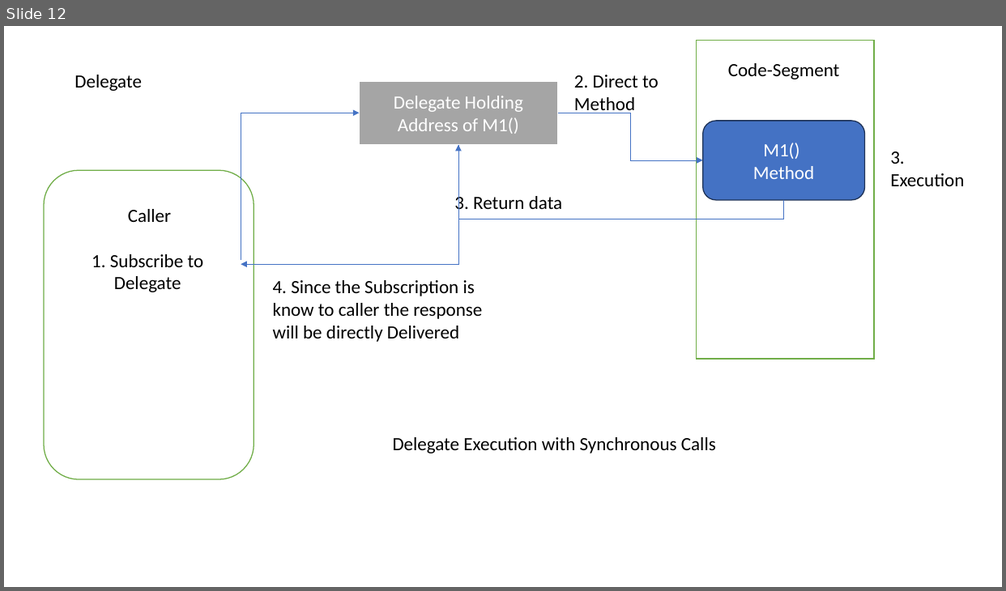
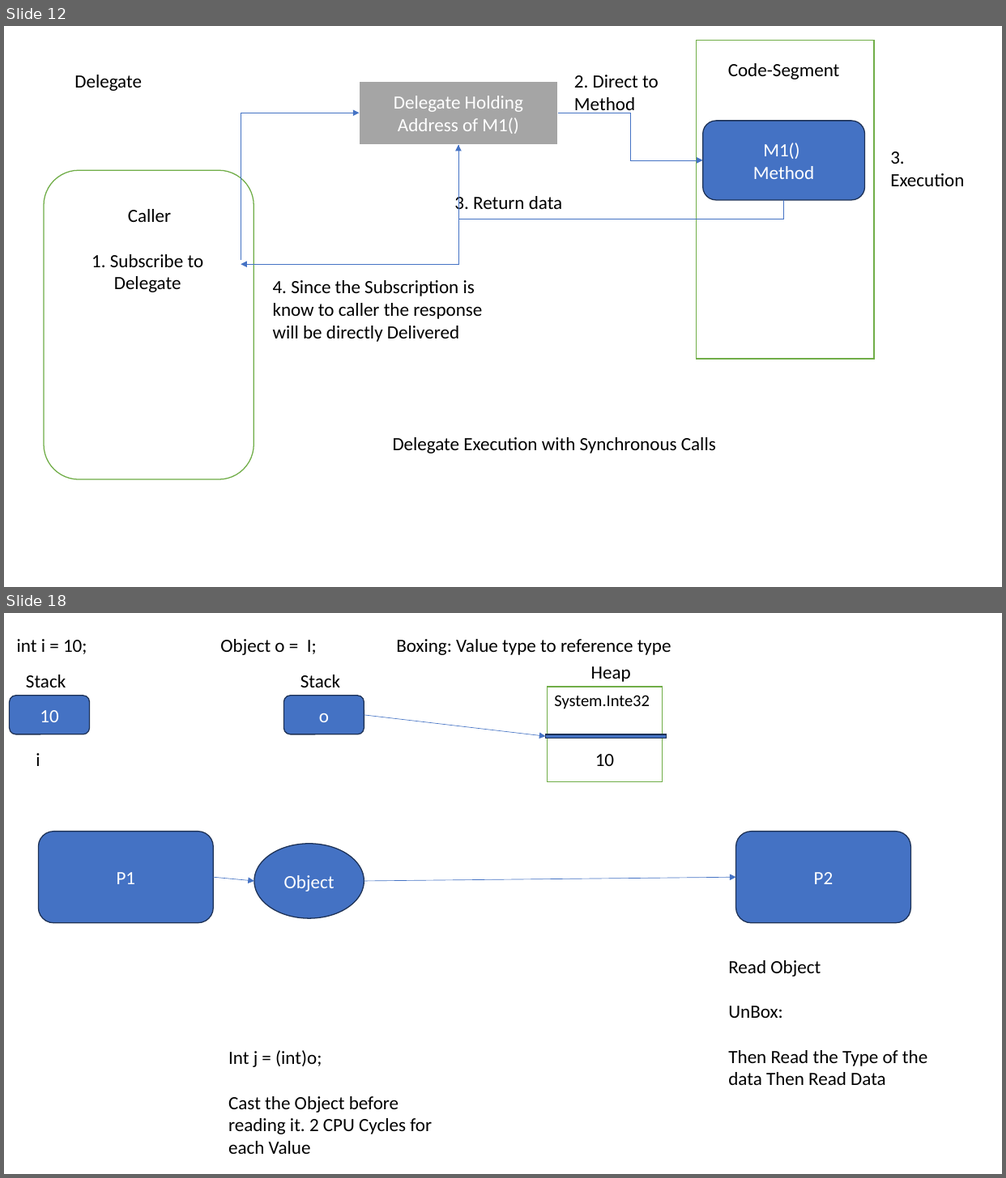
Before and after one commit to maheshsabnis/NetAppsNice, a slide deck: ppts.pptx. Shown one above the other, each under a label of ours: slide 12 before the commit, slides 12 and 18 after it; the slides between them are not shown. The pictures are 1006x591 and 1006x1178 pixels, drawn with LibreOffice and Linux fonts; fonts in the diff are those of the drawing. Boxes give left, top, right and bottom in pixels: in the first picture for what was removed or moved away, otherwise in the second. Text is boxed around its words. In the diff, an @@ line names an element or a change of style, - is before the commit and + after.

```diff
--- a/ppts.pptx
+++ b/ppts.pptx
@@ slide 18 added at box(4, 613, 1002, 1174), background #FFFFFF @@
@@ text added at box(17, 639, 87, 654), 18 pt, text #000000 @@
+int i = 10;
@@ text added at box(220, 639, 317, 655), 18 pt, text #000000 @@
+Object o = I;
@@ text added at box(396, 639, 671, 655), 18 pt, text #000000 @@
+Boxing: Value type to reference type
@@ text added at box(26, 675, 66, 688), 18 pt, text #000000 @@
+Stack
@@ text added at box(300, 675, 340, 688), 18 pt, text #000000 @@
+Stack
@@ text added at box(591, 666, 631, 682), 18 pt, text #000000 @@
+Heap
@@ rounded rectangle added at box(9, 696, 89, 735), fill #4472C4, outline #1E3256 1 pt, 18 pt, text #FFFFFF @@
+10
@@ rounded rectangle added at box(284, 696, 364, 735), fill #4472C4, outline #1E3256 1 pt, 18 pt, text #FFFFFF @@
+o
@@ rectangle added at box(548, 687, 663, 782), fill #FFFFFF, outline #70AD47 1 pt @@
@@ text added at box(554, 695, 650, 709), 16 pt, text #000000 @@
+System.Inte32
@@ arrow added from (364, 715) to (545, 736), #4472C4 0.5 pt @@
@@ text added at box(36, 753, 40, 766), 18 pt, text #000000 @@
+i
@@ rectangle added at box(545, 735, 666, 738), fill #4472C4, outline #1E3256 1 pt @@
@@ text added at box(595, 754, 614, 766), 18 pt, text #000000 @@
+10
@@ rounded rectangle added at box(39, 832, 214, 923), fill #4472C4, outline #1E3256 1 pt, 18 pt, text #FFFFFF @@
+P1
@@ ellipse added at box(254, 844, 364, 918), fill #4472C4, outline #1E3256 1 pt, 18 pt, text #FFFFFF @@
+Object
@@ rounded rectangle added at box(736, 832, 911, 923), fill #4472C4, outline #1E3256 1 pt, 18 pt, text #FFFFFF @@
+P2
@@ arrow added from (214, 877) to (254, 881), #4472C4 0.5 pt @@
@@ arrow added from (364, 881) to (736, 877), #4472C4 0.5 pt @@
@@ text added at box(728, 960, 927, 1085), 18 pt, text #000000 @@
+Read Object
+UnBox:
+Then Read the Type of the data Then Read Data
@@ text added at box(228, 1050, 322, 1067), 18 pt, text #000000 @@
+Int j = (int)o;
@@ text added at box(228, 1097, 432, 1154), 18 pt, text #000000 @@
+Cast the Object before reading it. 2 CPU Cycles for each Value
```
Also in this commit, not shown: 5 other slides added, 10 other files.
